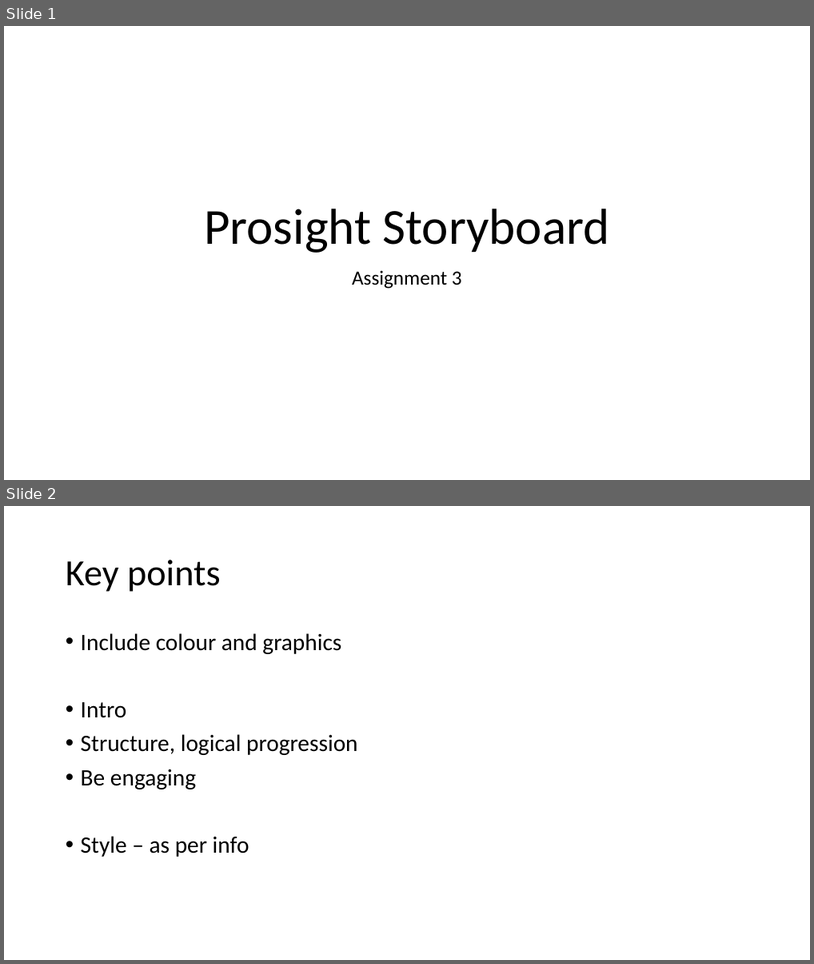
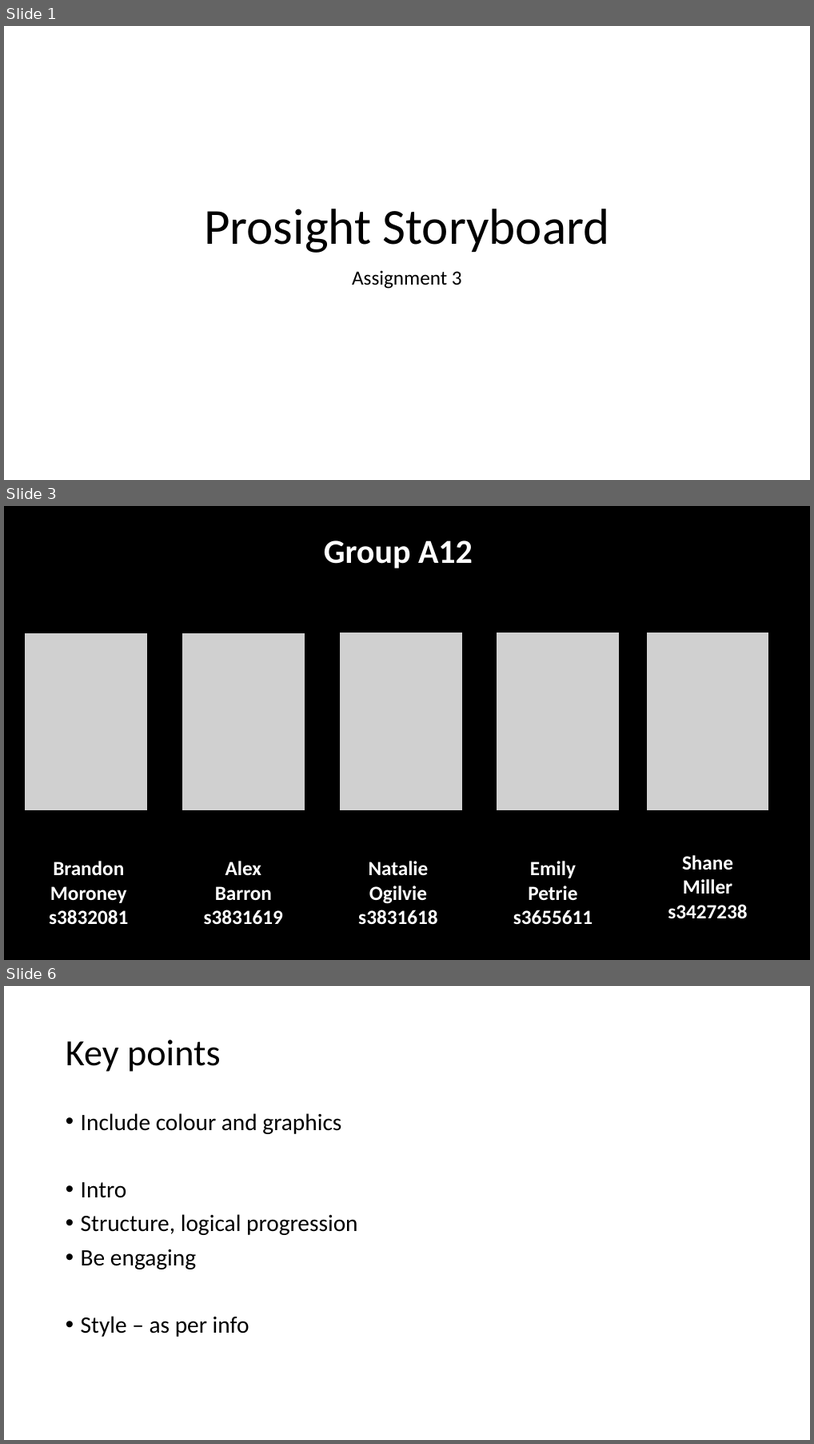
Before and after one commit to Brandon-M-Tech/Project-Assignment-3, a slide deck: storyboard-draft.pptx. Shown one above the other, each under a label of ours: slides 1 and 2 before the commit, slides 1, 3 and 6 after it; the slides between them are not shown. The pictures are 814x964 and 814x1444 pixels, drawn with LibreOffice and Linux fonts; fonts in the diff are those of the drawing; grey boxes stand for pictures. Boxes give left, top, right and bottom in pixels: in the first picture for what was removed or moved away, otherwise in the second. Text is boxed around its words. In the diff, an @@ line names an element or a change of style, - is before the commit and + after.

```diff
--- a/storyboard-draft.pptx
+++ b/storyboard-draft.pptx
@@ slide 3 added at <box>4,506,810,960</box>, background #FFFFFF @@
@@ rectangle added at <box>4,506,810,619</box>, fill #000000, outline #000000 1 pt @@
@@ text added at <box>324,540,473,568</box>, 40 pt, text #FFFFFF, bold @@
+Group A12
@@ frame added at <box>4,612,168,831</box>, fill #000000, outline #000000 1 pt @@
@@ picture added at <box>23,620,154,815</box> @@
@@ frame added at <box>162,612,326,831</box>, fill #000000, outline #000000 1 pt @@
@@ picture added at <box>178,620,310,815</box> @@
@@ frame added at <box>319,612,483,831</box>, fill #000000, outline #000000 1 pt @@
@@ picture added at <box>333,624,464,820</box> @@
@@ frame added at <box>477,612,641,831</box>, fill #000000, outline #000000 1 pt @@
@@ frame added at <box>626,612,790,831</box>, fill #000000, outline #000000 1 pt @@
@@ picture added at <box>643,619,774,815</box> @@
@@ rectangle added at <box>782,602,810,847</box>, fill #000000, outline #000000 1 pt @@
@@ picture added at <box>489,626,621,825</box> @@
@@ rectangle added at <box>4,830,810,960</box>, fill #000000, outline #000000 1 pt @@
@@ text added at <box>49,860,128,924</box>, 24 pt, text #FFFFFF, bold @@
+Brandon
+Moroney
+s3832081
@@ text added at <box>204,860,283,924</box>, 24 pt, text #FFFFFF, bold @@
+Alex
+Barron
+s3831619
@@ text added at <box>358,860,438,924</box>, 24 pt, text #FFFFFF, bold @@
+Natalie
+Ogilvie
+s3831618
@@ text added at <box>514,860,593,924</box>, 24 pt, text #FFFFFF, bold @@
+Emily
+Petrie
+s3655611
@@ text added at <box>668,855,747,918</box>, 24 pt, text #FFFFFF, bold @@
+Shane
+Miller
+s3427238
@@ what was slide 2 is now slide 6 @@
```
Also in this commit, not shown: 3 other slides added, 2 other files.
